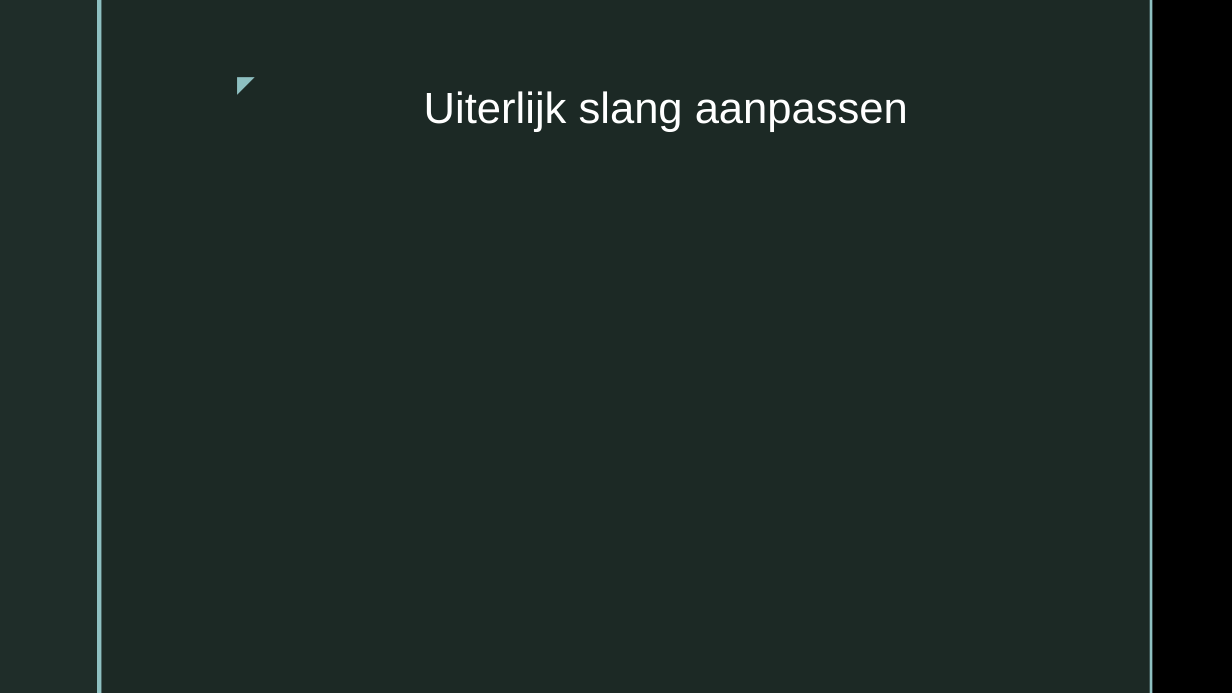
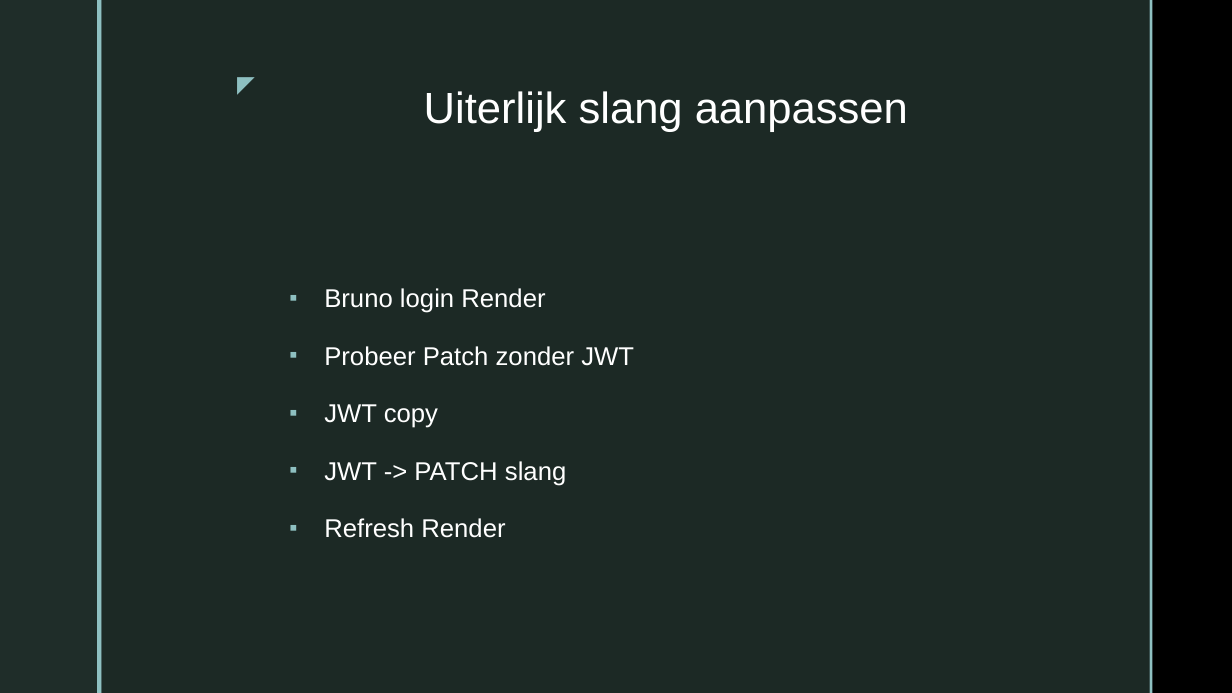
Before and after one commit to LeroyAndrade/BattleSnake, a slide deck: slide 9 of Presentatie1.pptx. Drawn at 1232x693 pixels with LibreOffice and Linux fonts; fonts in the diff are those of the drawing; background and template pictures are left out. Boxes give left, top, right and bottom in pixels: in the first picture for what was removed or moved away, otherwise in the second. Text is boxed around its words. In the diff, an @@ line names an element or a change of style, - is before the commit and + after.

```diff
--- a/Presentatie1.pptx
+++ b/Presentatie1.pptx
@@ text added at bbox=[324, 288, 634, 538], 20 pt, text #FFFFFF @@
+▪ Bruno login Render
+▪ Probeer Patch zonder JWT
+▪ JWT copy
+▪ JWT -> PATCH slang
+▪ Refresh Render
```
Also in this commit, not shown: 2 other slides changed, 5 slides added, 4 slides removed.
